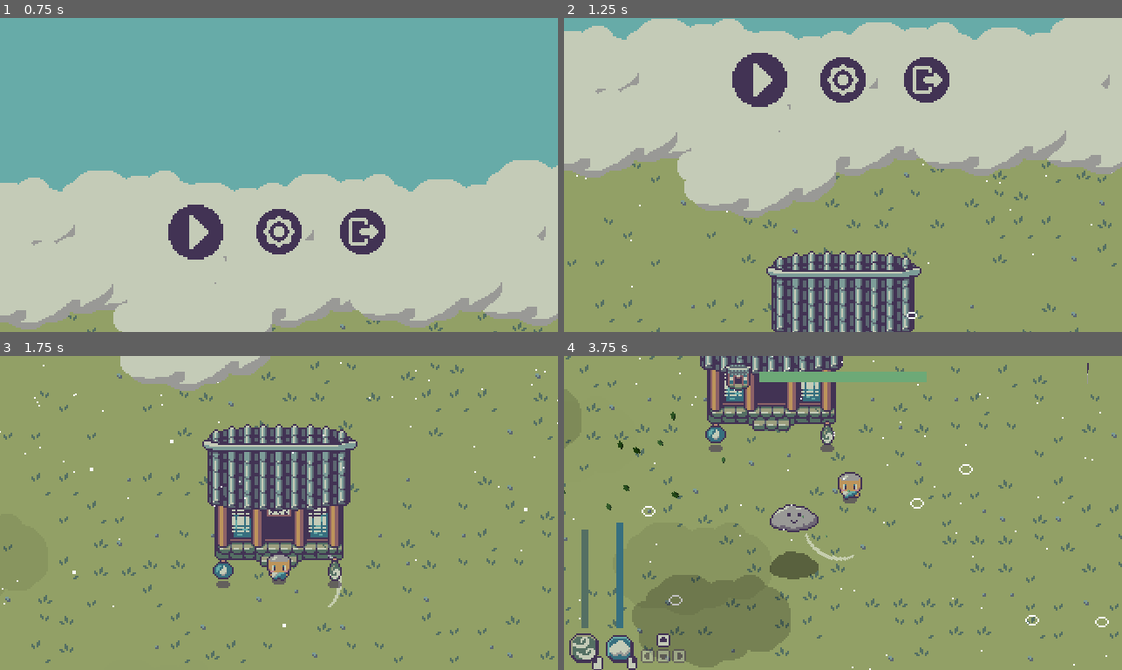
Above: before the commit, frames 1-4 (two rows, left to right).
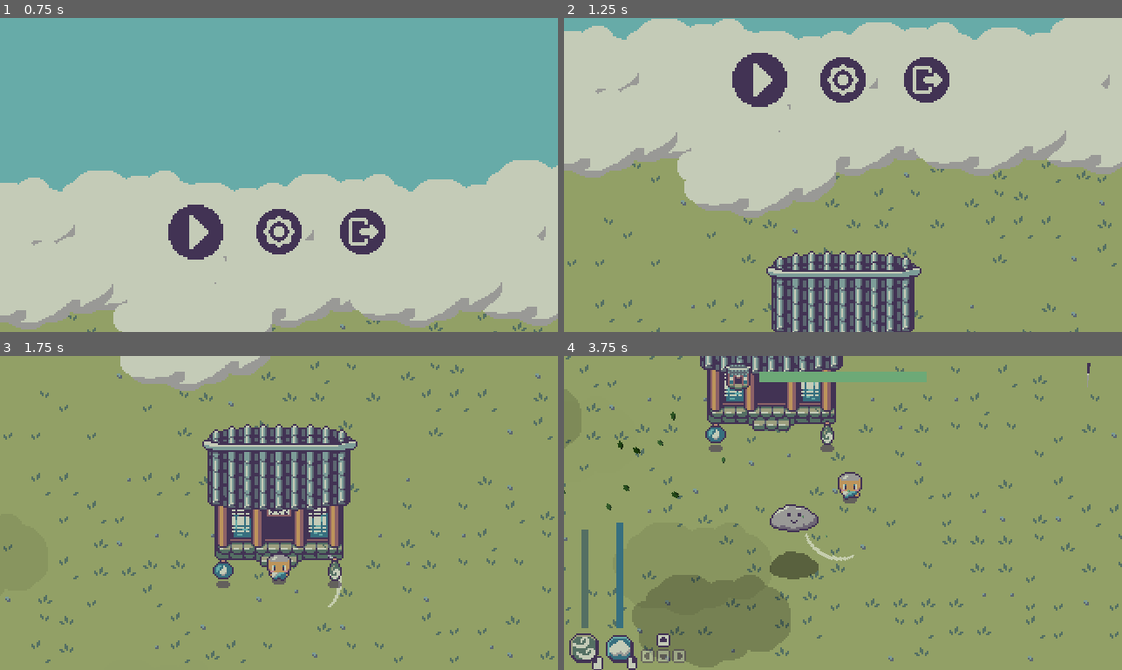
Above: after the commit, the same moments.

Repository: Boyquotes/cloud-keeper
Game: Godot game, scene res://Main.tscn
Same seed, same stepped clock (60 frames per second), same inputs: the game is played once before the commit and once after it.
Inputs (mouse positions are in pixels of both pictures, inside the frame that each line leads up to):
- Up to frame 1 (0.75 s): click (195, 266) at 0.5 s
- Up to frame 2 (1.25 s): no input
- Up to frame 3 (1.75 s): move the mouse to (401, 497) at 1.27 s; hold D (move_right) from 1.28 s (still down); tap Space (spawn_cloud) at 1.35 s
- Up to frame 4 (3.75 s): move the mouse to (731, 528) at 2.02 s; release D (move_right) at 2.03 s; hold S (move_down) 2.03-2.78 s; click (731, 528) at 2.1 s; move the mouse to (898, 443) at 2.77 s; hold D (move_right) 2.78-3.53 s; tap Space (spawn_cloud) at 2.85 s; move the mouse to (815, 575) at 3.52 s; hold W (move_up) from 3.53 s (still down); click (815, 575) at 3.6 s

Frame 1 is identical in both runs. In frame 2, less than 0.1% of the frame differs, in the area x 2-99%, y 46-96%; in frame 3, 0.1%; in frame 4, 0.3%, in the area x 1-98%, y 0-100%.

Commit message:
Connected rain/splash particles to rain timer

Diff:
--- a/src/scenes/world/RainTimer.tscn
+++ b/src/scenes/world/RainTimer.tscn
@@ -12,6 +12,7 @@
 script = ExtResource( 1 )
 
 [node name="Timer" type="Timer" parent="."]
+wait_time = 0.6
 
 [connection signal="value_changed" from="." to="." method="_on_RainTimer_value_changed"]
 [connection signal="timeout" from="Timer" to="." method="_on_Timer_timeout"]
--- a/src/scenes/world/World.gd
+++ b/src/scenes/world/World.gd
@@ -4,11 +4,19 @@
 onready var enemy_spawner: Path2D = $"%EnemySpawner"
 onready var item_spawner: Polygon2D = $"%ItemSpawner"
 onready var player: KinematicBody2D = $"%Player"
+onready var rain_particles: Particles2D = $"%RainParticles"
+onready var splash_particles: Particles2D = $"%SplashParticles"
 
 func _ready() -> void:
-	pass
+	EventBus.connect("game_victory", self, "_on_game_victory")
+
+func _on_game_victory() -> void:
+	rain_particles.emitting = true
+	splash_particles.emitting = true
 
 func _on_StartMenu_play_button_pressed() -> void:
+	rain_particles.emitting = false
+	splash_particles.emitting = false
 	animation_player.play("pan_down")
 
 func signal_game_start():
--- a/src/scenes/world/World.tscn
+++ b/src/scenes/world/World.tscn
@@ -248,14 +248,18 @@
 max_items_spawned = 6
 
 [node name="RainParticles" type="Particles2D" parent="."]
+unique_name_in_owner = true
 position = Vector2( 56, -128 )
+emitting = false
 amount = 600
 lifetime = 5.0
 visibility_rect = Rect2( -360, -90, 720, 720 )
 process_material = SubResource( 7 )
 
 [node name="SplashParticles" type="Particles2D" parent="."]
+unique_name_in_owner = true
 position = Vector2( 168, 96 )
+emitting = false
 amount = 200
 lifetime = 0.4
 process_material = SubResource( 8 )
--- a/src/ui/hud/HUD.tscn
+++ b/src/ui/hud/HUD.tscn
@@ -252,5 +252,9 @@
 margin_bottom = 172.0
 mouse_filter = 2
 
-[node name="RainTimer" parent="VBoxContainer/VBoxContainer" instance=ExtResource( 3 )]
-mouse_filter = 2
+[node name="CenterContainer" type="CenterContainer" parent="VBoxContainer/VBoxContainer"]
+margin_right = 32.0
+margin_bottom = 32.0
+
+[node name="RainTimer" parent="VBoxContainer/VBoxContainer/CenterContainer" instance=ExtResource( 3 )]
+mouse_filter = 2
--- a/src/ui/hud/RainTimer.gd
+++ b/src/ui/hud/RainTimer.gd
@@ -1,4 +1,6 @@
 extends TextureProgress
+
+export(float) var wait_time = 60.0
 
 func _ready() -> void:
 	EventBus.connect("game_start", self, "_on_game_start")
@@ -15,7 +17,7 @@
 
 func _on_game_start() -> void:
 	value = 0
-	$Timer.start()
+	$Timer.start(wait_time / max_value)
 
 func _on_game_over() -> void:
 	$Timer.stop()
